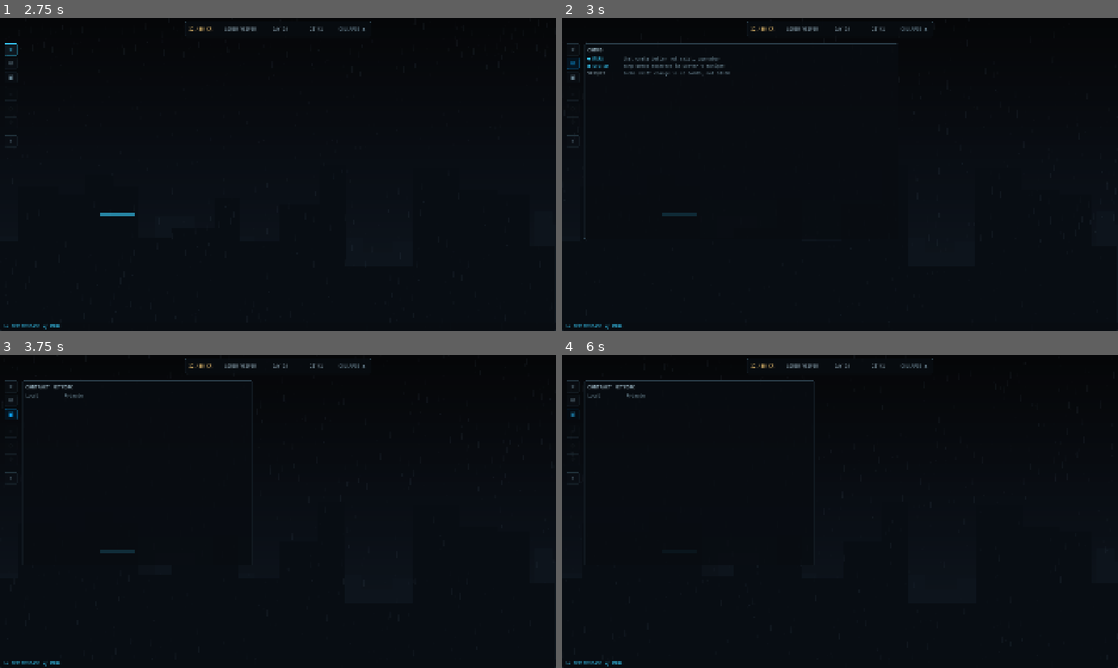
Above: before the commit, frames 1-4 (two rows, left to right).
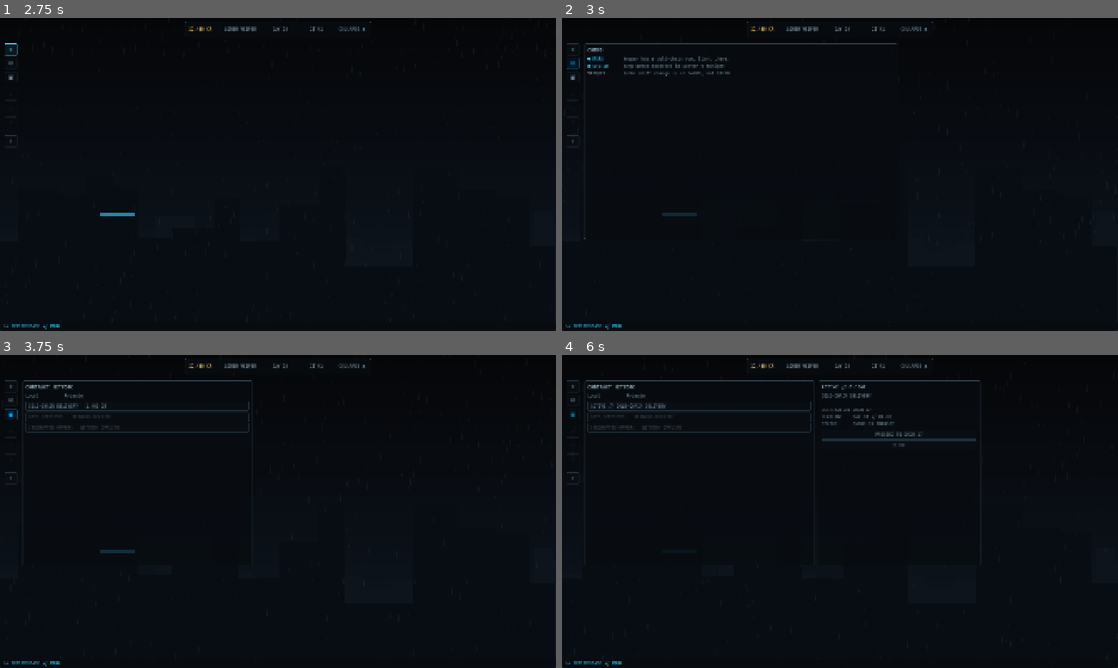
Above: after the commit, the same moments.

Repository: merlinbr/operator
Game: Godot game, scene res://scenes/main/main.tscn
Two runs of this game, one before a commit and one after it. Both use one fixed random seed, a clock stepped at 60 frames per second and the inputs below.
Inputs (mouse positions are in pixels of both pictures, inside the frame that each line leads up to):
- Up to frame 1 (2.75 s): click "COLLAPSE ▲" at 0.5 s; click "EXPAND ▼" at 1.25 s; click "◈" at 2 s
- Up to frame 2 (3 s): click "✉" at 2.75 s
- Up to frame 3 (3.75 s): click "▣" at 3.5 s
- Up to frame 4 (6 s): click "!" at 4.25 s; click (701, 405) at 5 s, where only the run after the commit has a clickable "COLD-CHAIN DELIVERY 1,400 CR"; click (901, 448) at 5.75 s, where only the run after the commit has a clickable "ACCEPT"

Frame 1 is identical in both runs. In frame 2, 0.1% of the frame differs, in the area x 11-30%, y 12-14%; in frame 3, 0.7%; in frame 4, 1.5%, in the area x 4-76%, y 8-30%.
Error before the commit: Invalid access to property or key 'is_playable' on a base object of type 'Dictionary'. (res://scenes/modules/contracts/contracts_panel.gd:55)

Commit message:
feat: wire first contract workspace loop

Diff:
--- a/scenes/main/main.gd
+++ b/scenes/main/main.gd
@@ -15,8 +15,6 @@
 const StatusChipScene := preload("res://scenes/ui/status_chip.tscn")
 const IconRailScene := preload("res://scenes/ui/icon_rail.tscn")
 const TickerBarScene := preload("res://scenes/ui/ticker_bar.tscn")
-const PlaceholderContracts := preload("res://data/placeholder/placeholder_contracts.gd")
-const PlaceholderMessages := preload("res://data/placeholder/placeholder_messages.gd")
 
 const MARGIN := 16.0
 const RAIL_WIDTH := 44.0
@@ -45,6 +43,7 @@
 var ticker: Control
 
 var _built := false
+var _selected_contract_id: StringName = &""
 
 func _ready() -> void:
 	_build_shell()
@@ -87,6 +86,7 @@
 	_build_ticker()
 
 	gs.workspace_collapsed_changed.connect(_on_collapsed_changed)
+	gs.contracts_changed.connect(_on_contracts_changed)
 	gs.active_module_changed.connect(func(_id: StringName) -> void: _apply_visibility())
 	gs.module_open_changed.connect(func(_open: bool) -> void: _apply_visibility())
 	gs.ticker_message.connect(func(text: String, highlight: bool) -> void: ticker.push_message(text, highlight))
@@ -165,9 +165,9 @@
 	primary_host.add_child(panel)
 	if id == &"contracts":
 		panel.contract_selected.connect(_on_contract_selected)
-		panel.setup(gs, PlaceholderContracts.all())
+		panel.setup(gs, gs.contracts)
 	else:
-		panel.setup(gs, PlaceholderMessages.all() if id == &"comms" else null)
+		panel.setup(gs, gs.messages if id == &"comms" else null)
 	_apply_visibility()
 
 func close_topmost() -> void:
@@ -200,10 +200,37 @@
 func set_collapsed(collapsed: bool) -> void:
 	gs.set_workspace_collapsed(collapsed)
 
-func _on_contract_selected(contract: Dictionary) -> void:
+func _on_contract_selected(contract_id: StringName) -> void:
+	_selected_contract_id = contract_id
 	var detail: Control = ContractDetailScene.instantiate()
+	detail.accept_requested.connect(_on_contract_accept)
+	detail.proceed_requested.connect(_on_contract_proceed)
+	detail.resolution_requested.connect(_on_contract_resolution)
+	detail.close_requested.connect(_close_contract_detail)
+	detail.acknowledge_requested.connect(_close_contract_detail)
 	open_context(detail)
-	detail.setup(gs, contract)
+	detail.setup(gs, gs.get_contract(contract_id))
+
+func _on_contract_accept(id: StringName) -> void:
+	gs.accept_contract(id)
+
+func _on_contract_proceed(id: StringName) -> void:
+	gs.proceed_contract(id)
+
+func _on_contract_resolution(id: StringName, choice_id: StringName) -> void:
+	gs.resolve_contract(id, choice_id)
+
+func _on_contracts_changed() -> void:
+	if gs.active_module != &"contracts" or not gs.module_open:
+		return
+	var panel := primary_host.get_child(0)
+	panel.setup(gs, gs.contracts)
+	if _selected_contract_id != &"" and context_host.get_child_count() > 0:
+		context_host.get_child(0).setup(gs, gs.get_contract(_selected_contract_id))
+
+func _close_contract_detail() -> void:
+	_selected_contract_id = &""
+	close_context()
 
 func _on_collapsed_changed(collapsed: bool) -> void:
 	_apply_visibility()
--- a/tests/test_main.gd
+++ b/tests/test_main.gd
@@ -47,6 +47,38 @@
 	main.select_module(&"contracts")
 	check(primary.get_child(0).name == "ContractsPanel", "module switching swaps panel")
 	check(gs.active_module == &"contracts", "active module is contracts")
+
+	# selecting C-1042 opens detail beside the unchanged contract network
+	var c1042_row := _button(primary, "COLD-CHAIN DELIVERY   1,400 CR")
+	check(c1042_row != null, "C-1042 row is available")
+	c1042_row.pressed.emit()
+	check(primary.get_child(0).name == "ContractsPanel", "contract network remains in primary")
+	check(context.get_child_count() == 1 and context.get_child(0).name == "ContractDetail",
+		"C-1042 opens ContractDetail in context")
+
+	# closing an offer is non-mutating
+	_button(context, "CLOSE").pressed.emit()
+	check(gs.get_contract(&"cold_chain_delivery").status == &"available",
+		"CLOSE leaves the offer available")
+
+	# a fresh selection drives the accepted, proceeded, and aborted paths
+	_button(primary, "COLD-CHAIN DELIVERY   1,400 CR").pressed.emit()
+	_button(context, "ACCEPT").pressed.emit()
+	check(_button(context, "PROCEED TO DOCK 17") != null,
+		"ACCEPT refreshes detail to proceed")
+	_button(context, "PROCEED TO DOCK 17").pressed.emit()
+	check(gs.day == 15, "PROCEED advances to day 15")
+	check(_button(context, "ABORT DELIVERY") != null,
+		"PROCEED refreshes detail to customs choices")
+	_button(context, "ABORT DELIVERY").pressed.emit()
+	var failed_row := _button(primary, "FAILED // COLD-CHAIN DELIVERY")
+	check(failed_row != null and failed_row.disabled, "ABORT disables the failed C-1042 row")
+	check(_button(context, "ACKNOWLEDGE") != null, "failed detail shows ACKNOWLEDGE")
+	_button(context, "ACKNOWLEDGE").pressed.emit()
+	check(context.get_child_count() == 0 and not context.visible,
+		"ACKNOWLEDGE closes the contract context")
+	check(primary.visible and primary.get_child(0).name == "ContractsPanel",
+		"ACKNOWLEDGE leaves Contract Network open")
 
 	# context opens alongside primary (primary keeps its class width)
 	var primary_w: float = primary.size.x
@@ -106,3 +138,9 @@
 
 	main.queue_free()
 	gs.queue_free()
+
+func _button(control: Control, text: String) -> Button:
+	for button: Button in control.find_children("*", "Button", true, false):
+		if button.text == text:
+			return button
+	return null
--- a/tests/test_panels_basic.gd
+++ b/tests/test_panels_basic.gd
@@ -3,7 +3,6 @@
 const GameStateScript := preload("res://autoload/game_state.gd")
 const HomePanel := preload("res://scenes/modules/home/home_panel.tscn")
 const CommsPanel := preload("res://scenes/modules/comms/comms_panel.tscn")
-const PlaceholderMessages := preload("res://data/placeholder/placeholder_messages.gd")
 
 func _run() -> void:
 	var gs := GameStateScript.new()
@@ -28,7 +27,7 @@
 
 	var comms := CommsPanel.instantiate()
 	root.add_child(comms)
-	comms.setup(gs, PlaceholderMessages.all())
+	comms.setup(gs, gs.messages)
 	var rows := comms.find_children("Row*", "HBoxContainer", true, false)
 	check(rows.size() == 3, "three message rows — got %d" % rows.size())
 	var first_row_text := ""
